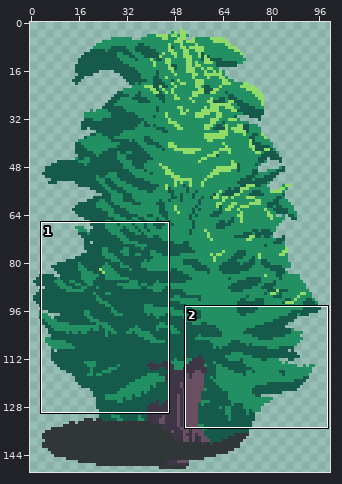
Two versions of one pixel-art file, apps/pixel-globe/public/assets/city-view/trees.aseprite. Above: a wide view before the commit, with the close-up outlined.
Close-up. The starting point:
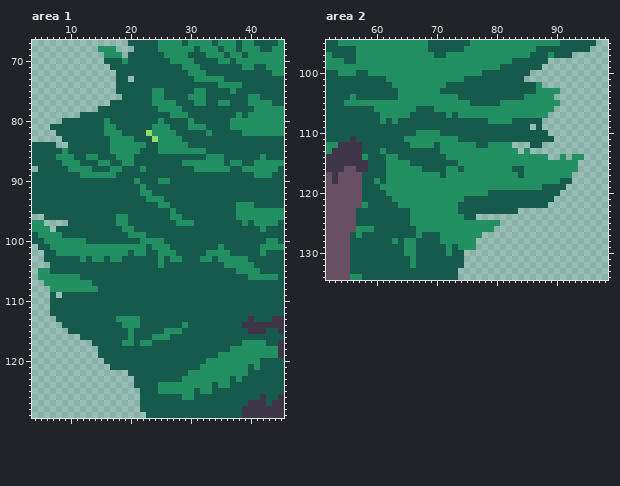
100x150 pixels, 1 frame. Shown: area 1: x 4..45, y 67..129; area 2: x 52..98, y 95..134.
The result:
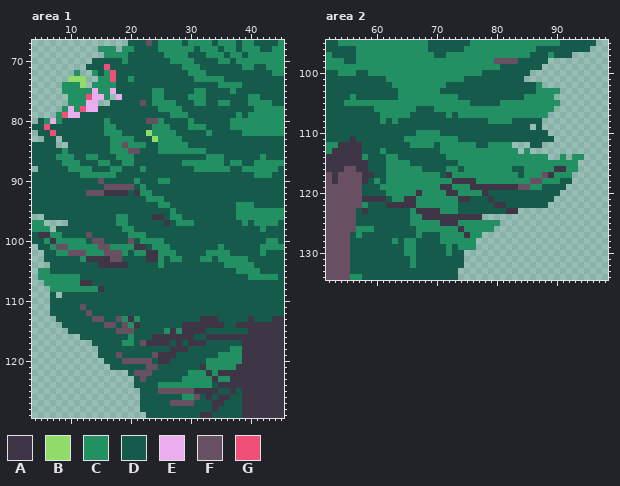
Palette (. is transparent): A #3e3546  B #91db69  C #239063  D #165a4c  E #eaaded  F #694f62  G #f04f78
Author's note on the commit: Add seasonal regional trees and woodland
Difference:
layer "Cherry Trunk" added
layer "Cherry Leaves" added
layer "Cherry Blossoms" added
layer "Larch Bare" added
Changed rows in their new state; - is an unchanged pixel.
Area 1, layers "Larch Bare", "Cherry Blossoms", "Cherry Leaves":
first column x 4:
 67 -------------------F-
 68 ---------------CC----
 69 ---------------C-----
 70 ----------DD---------
 71 ---------DDDG--------
 72 -------C--CDCG-------
 73 ------BBB--CCG--C----
 74 -----CCCB-CCCC-------
 75 -----CCCCCECCE-------
 76 ------CCCGEEC-E------
 77 ------CCCEE-------F--
 78 -----CECGEE----------
 79 ----CGEE-------------
 80 -DCEC--------------FF
 81 DDG------------------
 82 -DDG-----------------
 83 --DD-----------------
 84 ---------------F-----
 85 ----------------FF---
first column x 13:
 90 --F------
 91 ---FFFFF-
 92 FFFAAAA-A
first column x 5:
 96 -------------------AA--------------------
 97 ---------------------A-------------------
 99 AA------F--------------------------------
100 --A------FF----F-------------------------
101 ---FF-----FF----AA-----------------------
102 -----FFF---FFF----AA---------------------
103 --------AAAAFF----AA---------------------
104 ----------AAAAA--------------------------
107 -------AA--------------------------------
108 ----------A------------------------------
111 -------F---------------------------------
112 --------F--------------------------------
113 ---------FF--F-A-----------AAA-----------
114 -----------FF-F-A-------AAAAAAA--A-------
115 -------------FFF------A-AAAA----------AA-
116 -------------------AAAAAAA--AAAAAAAAAAAAA
117 -----------------FAAAA-A-AAA------AAAAAA-
118 ----------------------AAA---------AAAAAA-
119 -------------F-----FAAA-----------AAAAAA-
120 --------------FFFFF-AA------------AAAAAAA
121 ------------------FF-------A-----AAAAAAAA
122 ----------------FFF---------A-AAAAAAAAAAA
123 -----------------F-----------A--AAAAAAAAA
124 ------------------------------AAAAAAAAAAA
125 --------------------FFFFFFAAAA--A-AAAAAAA
126 --------------------------F-A-AA--AAA-AA-
127 ----------------------FFFF---AA---A---A--
128 -----------------------------A-----------
129 ---------------------------AA------------
Area 2, layer "Larch Bare":
first column x 80:
 98 FFFF
first column x 58:
116 --------------------------------AA
117 AA------------A---------------FA--
118 A--------------AAAA---------FF----
119 -------------AA---AAAAAAAAFF------
120 ---------A----AA----A-------------
121 AAAA---AA-------AA---A------------
122 ----AAAAA-------------AA----------
123 A--------AAAA-----------AA--------
124 ----------AAAAAAAAAA--------------
125 -------------AAA------------------
126 ----------------A-----------------
127 -----------------A----------------
Boxes around the changes in both close-ups, in picture pixels (x1, y1, x2, y2):
changed: (32, 40, 158, 154)
changed: (38, 178, 284, 418)
changed: (494, 58, 518, 64)
changed: (362, 166, 566, 238)
